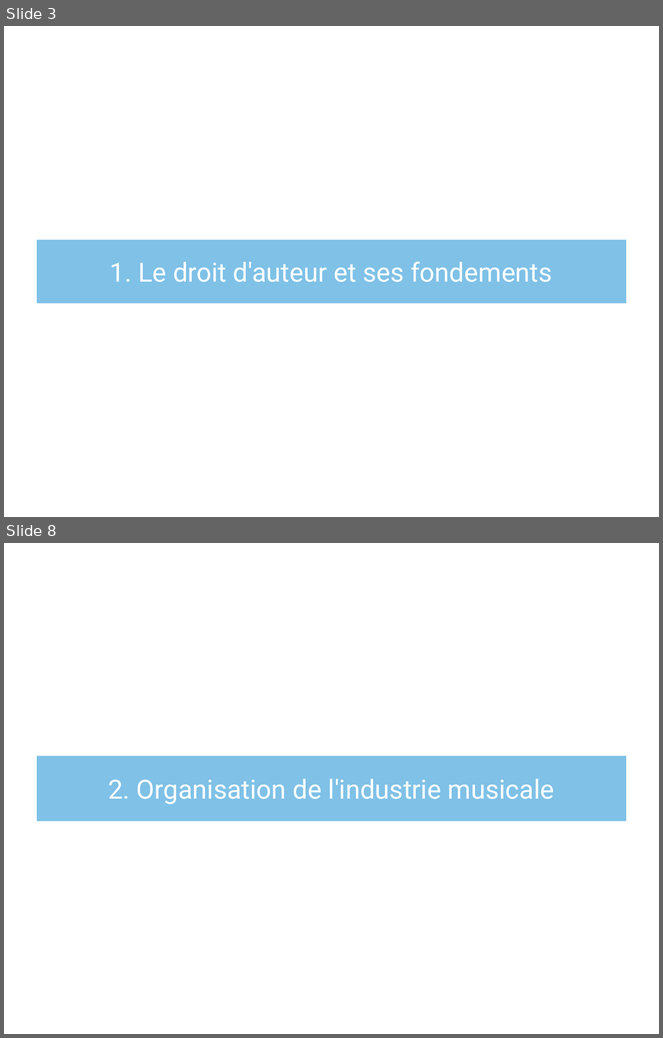
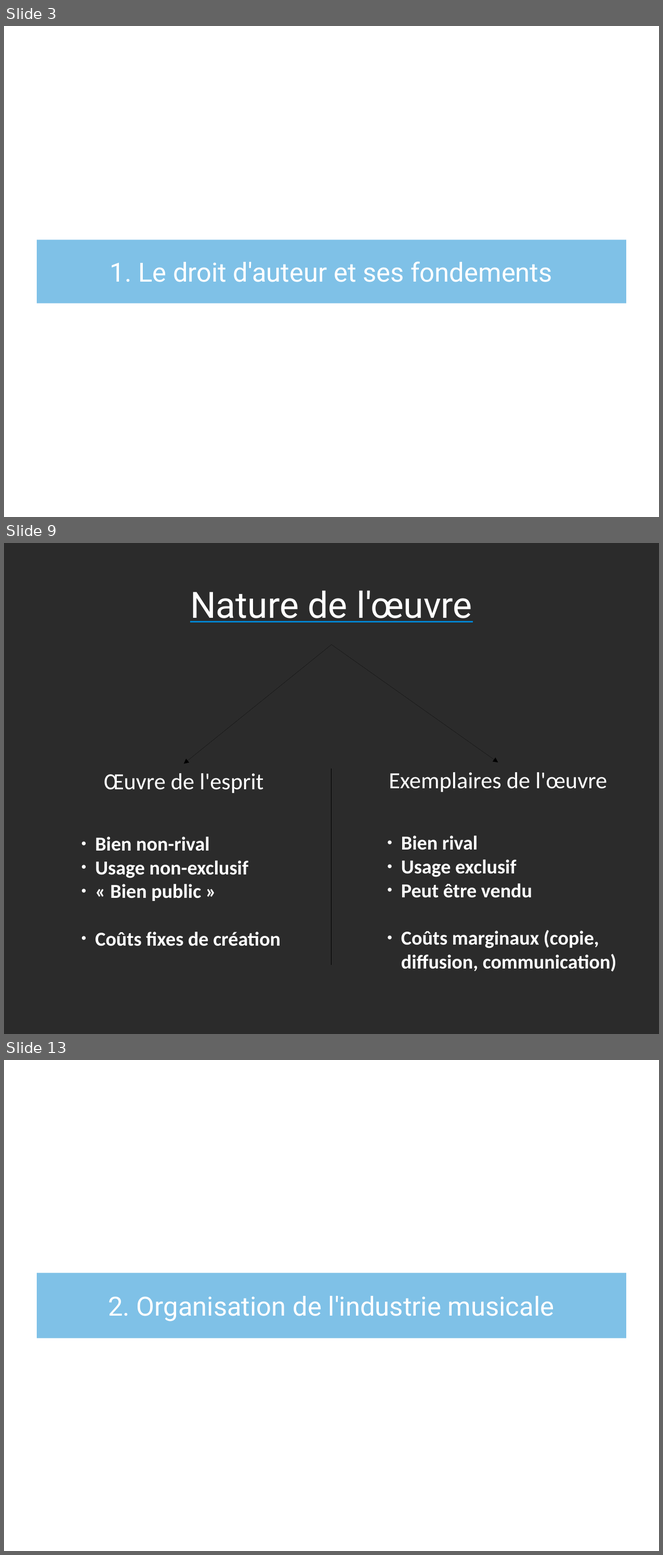
Before and after one commit to Parashp/pph-droit-auteur, a slide deck: soutenance.odp. Shown one above the other, each under a label of ours: slides 3 and 8 before the commit, slides 3, 9 and 13 after it; the slides between them are not shown. The pictures are 663x1038 and 663x1555 pixels, drawn with LibreOffice and Linux fonts; fonts in the diff are those of the drawing; background and template pictures are left out; a plain dark background stands for a picture behind light text. Boxes give left, top, right and bottom in pixels: in the first picture for what was removed or moved away, otherwise in the second. Text is boxed around its words. In the diff, an @@ line names an element or a change of style, - is before the commit and + after.

```diff
--- a/soutenance.odp
+++ b/soutenance.odp
@@ slide 9 added at <box>4,543,659,1034</box>, background picture (left out) @@
@@ title added at <box>190,590,473,623</box>, 44 pt, text #FFFFFF, underline @@
+Nature de l'œuvre
@@ arrow added from (332, 645) to (184, 764), #000000 0 pt @@
@@ arrow added from (332, 645) to (499, 762), #000000 0 pt @@
@@ text added at <box>104,773,263,793</box>, 28 pt, text #FFFFFF @@
+Œuvre de l'esprit
@@ line added from (332, 769) to (332, 965), #000000 0 pt @@
@@ text added at <box>389,772,607,792</box>, 28 pt, text #FFFFFF @@
+Exemplaires de l'œuvre
@@ text added at <box>95,837,281,947</box>, 24 pt, text #FFFFFF, bold @@
+● Bien non-rival
+● Usage non-exclusif
+● « Bien public »
+● Coûts fixes de création
@@ text added at <box>401,836,617,972</box>, 24 pt, text #FFFFFF, bold @@
+● Bien rival
+● Usage exclusif
+● Peut être vendu
+● Coûts marginaux (copie, diffusion, communication)
@@ what was slide 8 is now slide 13 @@
```
Also in this commit, not shown: 15 slides changed, 8 other slides added.
